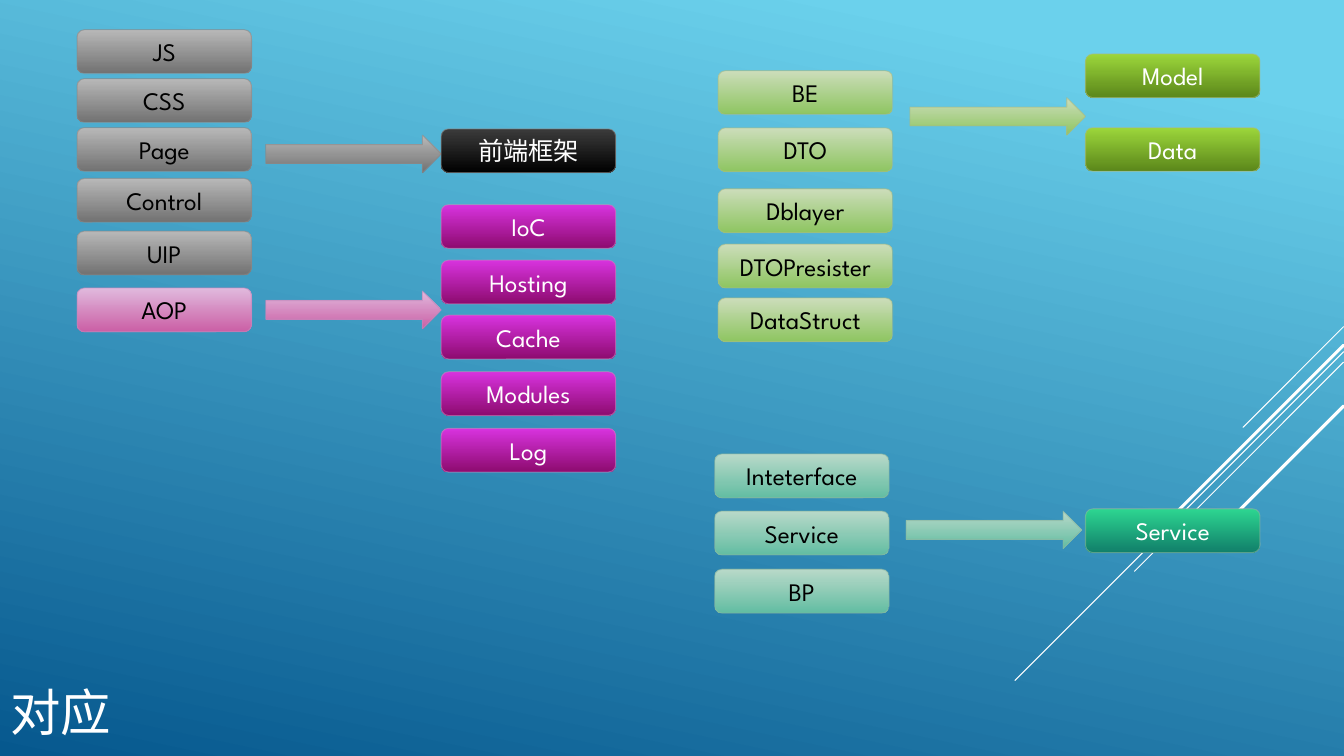
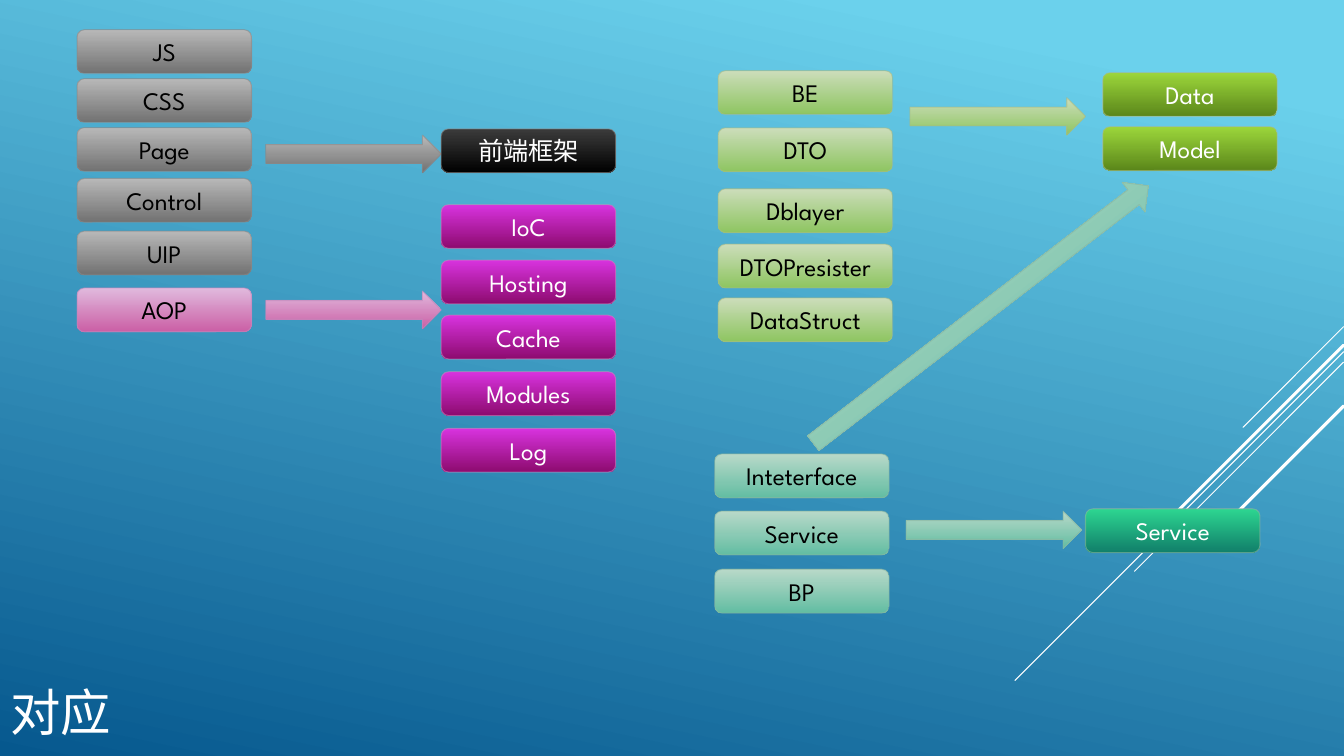
Before and after one commit to chanjettplus/Chanjet.TP, a slide deck: slide 8 of docs/T+服务端构架.pptx (slide 4 before the commit). Drawn at 1344x756 pixels with LibreOffice and Linux fonts; fonts in the diff are those of the drawing. Boxes give left, top, right and bottom in pixels: in the first picture for what was removed or moved away, otherwise in the second. Text is boxed around its words. In the diff, an @@ line names an element or a change of style, - is before the commit and + after.

```diff
--- a/docs/T+服务端构架.pptx
+++ b/docs/T+服务端构架.pptx
@@ rounded rectangle "Data": place and size @@
-rounded rectangle "Data" at (1086,128,1260,171)
+rounded rectangle "Data" at (1103,73,1277,116)
@@ rounded rectangle "Model": place and size @@
-rounded rectangle "Model" at (1086,53,1260,97)
+rounded rectangle "Model" at (1103,127,1277,170)
@@ right arrow added at (802,171,1159,457), fill gradient #B9DACA to #63BEA2, outline #8AB7A1 0.75 pt @@
```
Also in this commit, not shown: 4 other slides changed, 1 slide added, 1 slide removed, 43 other files.
